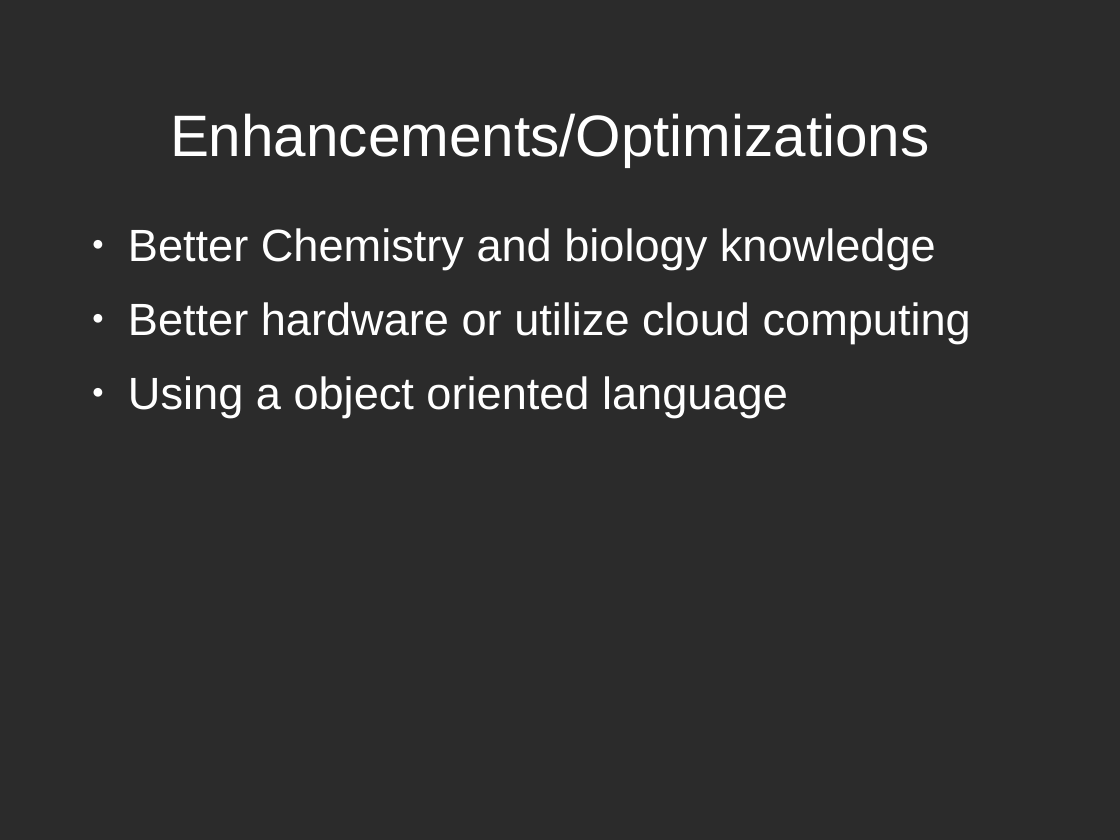
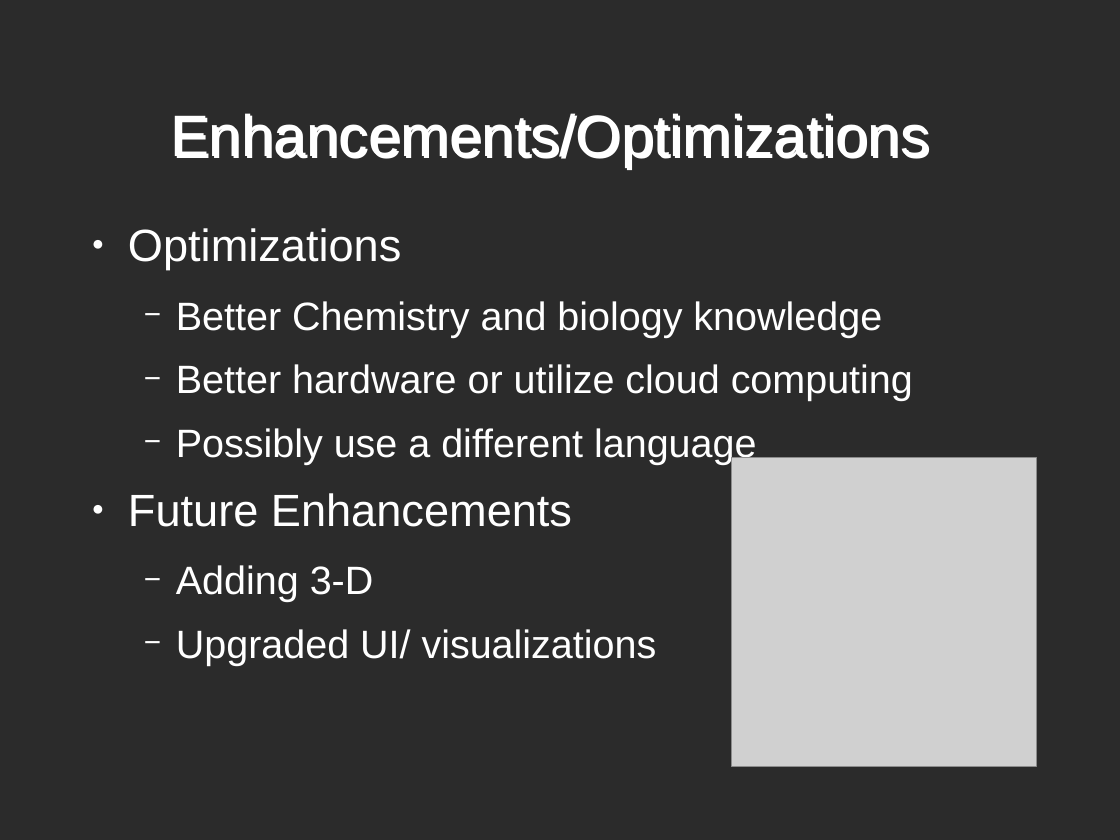
Before and after one commit to T1M3L05T/Senior-project, a slide deck: slide 11 of Documents/Presentation.odp (slide 8 before the commit). Drawn at 1120x840 pixels with LibreOffice and Linux fonts; fonts in the diff are those of the drawing; grey boxes stand for pictures; background and template pictures are left out; a plain dark background stands for a picture behind light text. Boxes give left, top, right and bottom in pixels: in the first picture for what was removed or moved away, otherwise in the second. Text is boxed around its words. In the diff, an @@ line names an element or a change of style, - is before the commit and + after.

```diff
--- a/Documents/Presentation.odp
+++ b/Documents/Presentation.odp
@@ text at (128,228,401,270): paragraph added @@
+● Optimizations
@@ text at (176,301,913,401): size 32 to 28 pt in "Better Chemistry and biology knowledge", "Better hardware or utilize cloud computing"; bullet ● to −; list level 1 to 2 in "Better Chemistry and biology knowledge"; list level 1 to 2 in "Better hardware or utilize cloud ..." @@
@@ text at (128,428,756,665): text changed; size 32 to 28 pt @@
-● Using a object oriented language
+  − Possibly use a different language
+● Future Enhancements
+  − Adding 3-D
+  − Upgraded UI/ visualizations
@@ picture added at (732,457,1037,766) @@
```
Also in this commit, not shown: 3 other slides changed, 7 slides added, 3 slides removed, 25 other files.
